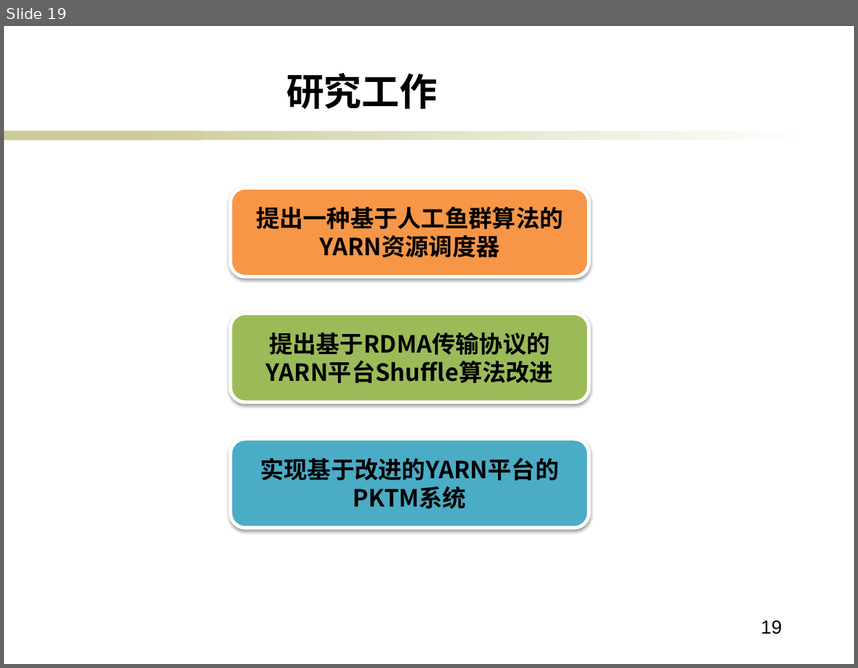
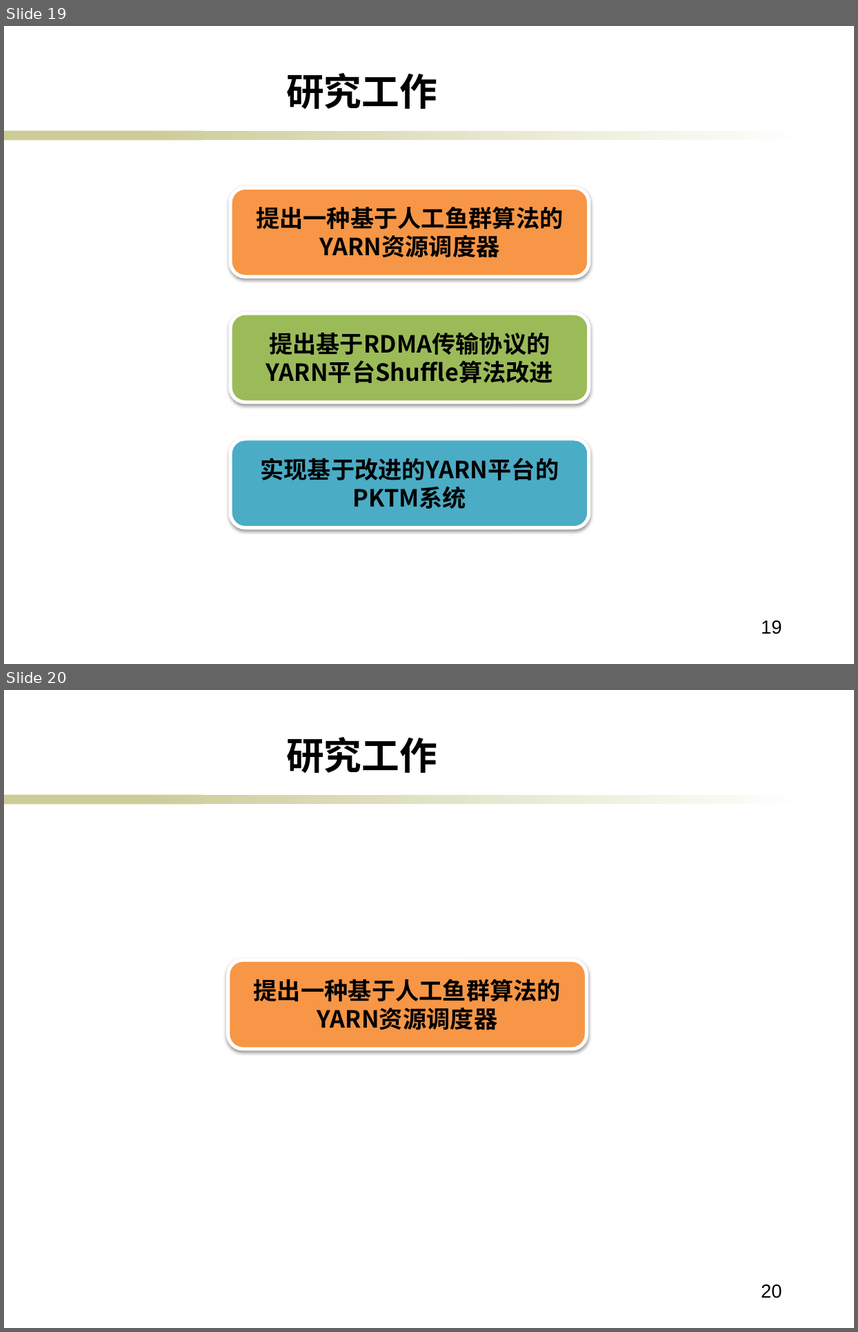
Before and after one commit to ericsonyc/paper, a slide deck: 毕业答辩.pptx. Shown one above the other, each under a label of ours: slide 19 before the commit, slides 19 and 20 after it. The pictures are 858x668 and 858x1332 pixels, drawn with LibreOffice and Linux fonts; fonts in the diff are those of the drawing; background and template pictures are left out. Boxes give left, top, right and bottom in pixels: in the first picture for what was removed or moved away, otherwise in the second. Text is boxed around its words. In the diff, an @@ line names an element or a change of style, - is before the commit and + after.

```diff
--- a/毕业答辩.pptx
+++ b/毕业答辩.pptx
@@ slide 20 added at [4, 690, 854, 1328], background #FFFFFF; not listed: 2 template elements that a slide beside it also shows @@
@@ text added at [286, 737, 437, 773], 32 pt, text #000000, bold @@
+研究工作
@@ rounded rectangle added at [228, 960, 587, 1049], fill #F79646, outline #FFFFFF 3 pt, 20 pt, text #000000, bold @@
+提出一种基于人工鱼群算法的YARN资源调度器
@@ page number added at [761, 1284, 782, 1298], 16 pt, text #000000 @@
+20
```
Also in this commit, not shown: 8 slides changed, 1 other slide added.
